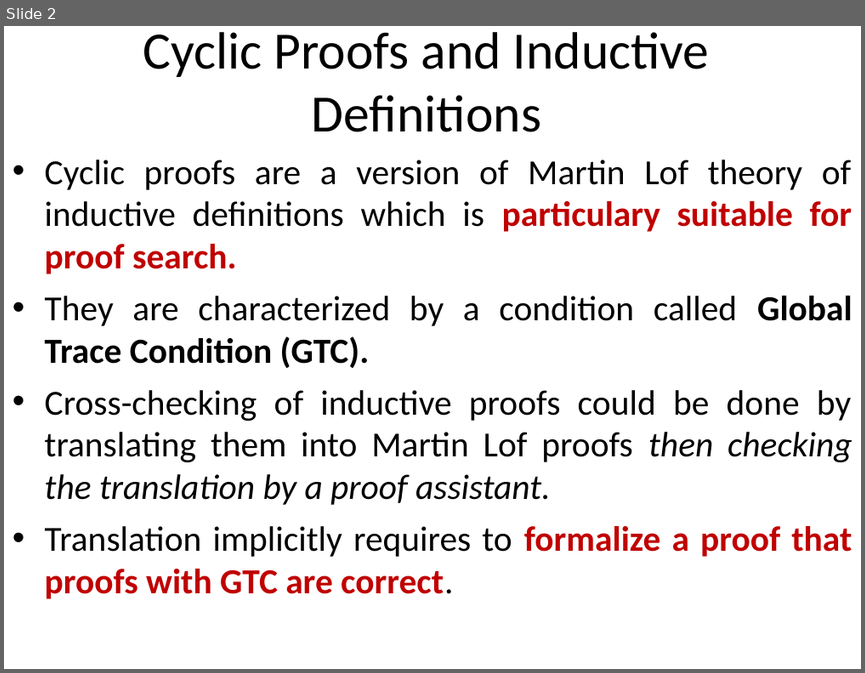
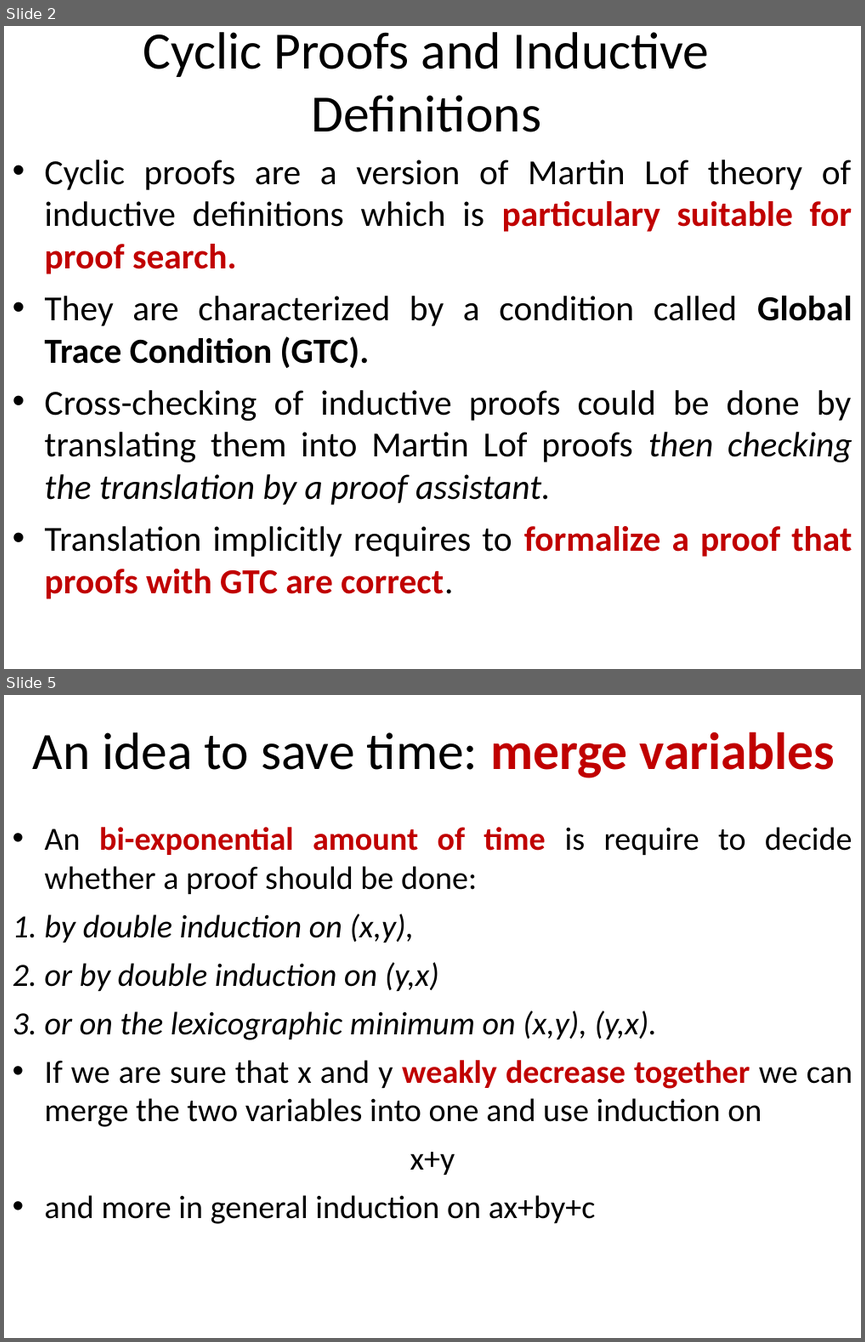
Before and after one commit to stefanoangeloberardi/GTC-injective, a slide deck: PDF/20260219-FUEFUKI24-Isawa Onsen-Injectivity-Slides.ppt. Shown one above the other, each under a label of ours: slide 2 before the commit, slides 2 and 5 after it; the slides between them are not shown. The pictures are 865x673 and 865x1342 pixels, drawn with LibreOffice and Linux fonts; fonts in the diff are those of the drawing. Boxes give left, top, right and bottom in pixels: in the first picture for what was removed or moved away, otherwise in the second. Text is boxed around its words. In the diff, an @@ line names an element or a change of style, - is before the commit and + after.

```diff
--- a/PDF/20260219-FUEFUKI24-Isawa Onsen-Injectivity-Slides.ppt
+++ b/PDF/20260219-FUEFUKI24-Isawa Onsen-Injectivity-Slides.ppt
@@ slide 5 added at (x1=4, y1=695, x2=861, y2=1338), background #FFFFFF @@
@@ title added at (x1=33, y1=732, x2=835, y2=778), 44 pt, text #000000 @@
+An idea to save time: merge variables
@@ text added at (x1=45, y1=827, x2=852, y2=1224), 27.2 pt, text #000000 @@
+• An bi-exponential amount of time is require to decide whether a proof should be done:
+1. by double induction on (x,y),
+2. or by double induction on (y,x)
+3. or on the lexicographic minimum on (x,y), (y,x).
+• If we are sure that x and y weakly decrease together we can merge the two variables into one and use induction on
+x+y
+• and more in general induction on ax+by+c
```
Also in this commit, not shown: 11 slides changed.
